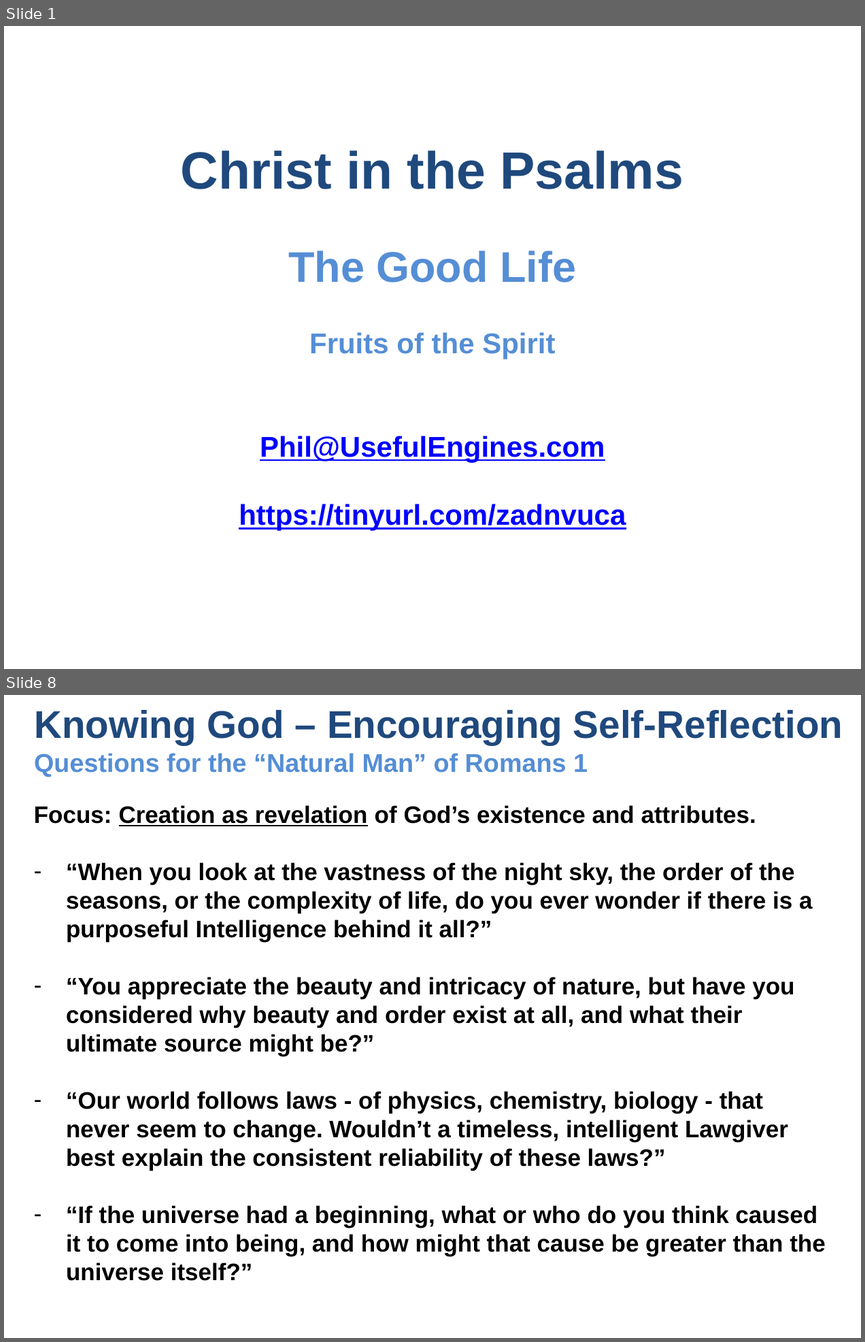
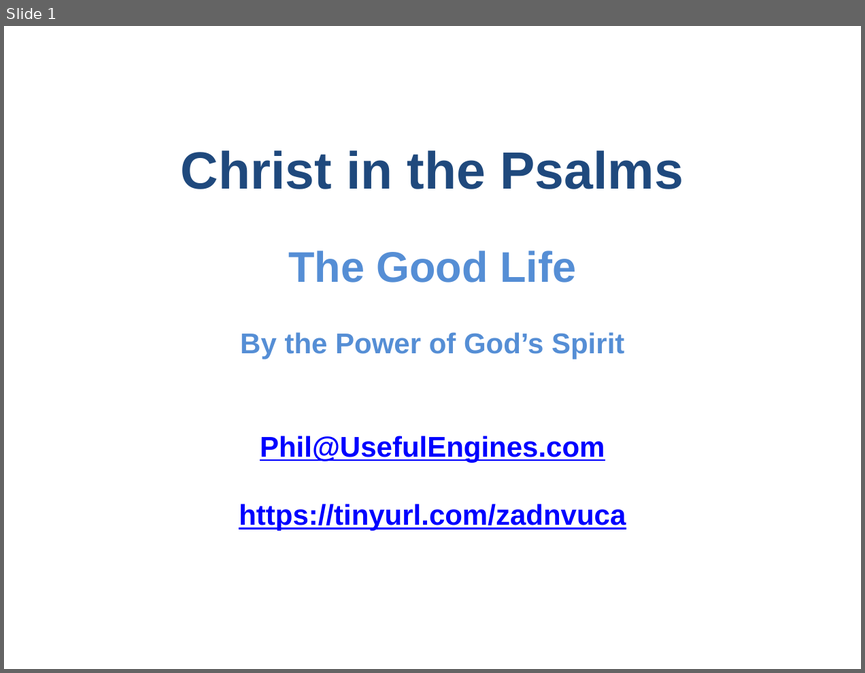
Before and after one commit to UsefulEngines/EvangelismPublic, a slide deck: 2024-Q4/2024-12-29/2024-12-29-Psalms.pptx. Shown one above the other, each under a label of ours: slides 1 and 8 before the commit, slide 1 after it; the slides between them are not shown. The pictures are 865x1342 and 865x673 pixels, drawn with LibreOffice and Linux fonts; fonts in the diff are those of the drawing. Boxes give left, top, right and bottom in pixels: in the first picture for what was removed or moved away, otherwise in the second. Text is boxed around its words. In the diff, an @@ line names an element or a change of style, - is before the commit and + after.

```diff
--- a/2024-Q4/2024-12-29/2024-12-29-Psalms.pptx
+++ b/2024-Q4/2024-12-29/2024-12-29-Psalms.pptx
@@ slide 8 removed at [4, 695, 861, 1338], background #FFFFFF @@
@@ title removed at [34, 710, 843, 777] @@
-Knowing God – Encouraging Self-Reflection
-Questions for the “Natural Man” of Romans 1
@@ text removed at [34, 805, 825, 1280] @@
-Focus: Creation as revelation of God’s existence and attributes.
-– “When you look at the vastness of the night sky, the order of the seasons, or the complexity of life, do you ever wonder if there is a purposeful Intelligence behind it all?”
-– “You appreciate the beauty and intricacy of nature, but have you considered why beauty and order exist at all, and what their ultimate source might be?”
-– “Our world follows laws - of physics, chemistry, biology - that never seem to change. Wouldn’t a timeless, intelligent Lawgiver best explain the consistent reliability of these laws?”
-– “If the universe had a beginning, what or who do you think caused it to come into being, and how might that cause be greater than the universe itself?”
@@ slide 1 changed as well @@
@@ text at [240, 332, 624, 359]: text changed @@
-Fruits of the Spirit
+By the Power of God’s Spirit
```
Also in this commit, not shown: 2 other slides changed, 6 slides added, 7 other slides removed, 1 other file.
